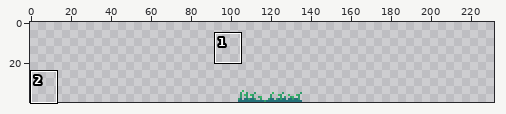
Pixel-art file: 3 - TCC/bunny/plants/flowers.ase. The first picture is a wide view before the edit; the outline marks the close-up.
Close-up. Old version:
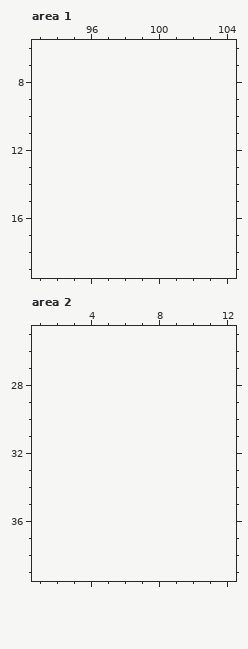
32x8 pixels, 1 frame. Shown: area 1: x 93..104, y 6..19; area 2: x 1..12, y 25..39. The old version is drawn lined up with the new one, on the new canvas. The commit also changed other parts of the picture, which this record leaves out.
The result:
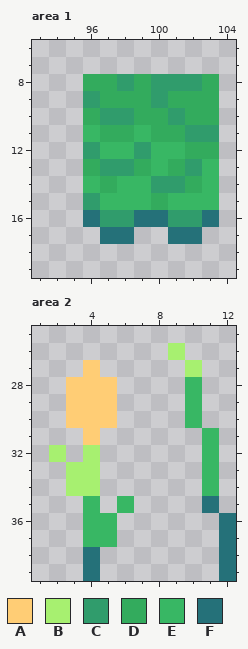
Palette (. is transparent): A #ffcd75  B #a7f070  C #309c6c  D #33ab5d  E #38b764  F #257179
Changes in this commit:
canvas 32x8 -> 232x40, the old top-left corner now at 104,32
Area 1:
y 8: x 96..103 ........ -> DDCDCCCD
y 9: x 96..103 ........ -> CDDDCDDD
y 10: x 96..103 ........ -> DCCDDCDD
y 11: x 96..103 ........ -> EDDEDDCC
y 12: x 96..103 ........ -> CEECEEDD
y 13: x 96..103 ........ -> DCCDEDCE
y 14: x 96..103 ........ -> EDEECCDE
y 15: x 96..103 ........ -> CEEEDEEE
y 16: x 96..103 ........ -> FCCFFCCF
y 17: x 97..98 .. -> FF; x 101..102 .. -> FF
Area 2:
y 26: x 9 . -> B
y 27: x 4 . -> A; x 10 . -> B
y 28..30: x 3..5 ... -> AAA; x 10 . -> E
y 31: x 4 . -> A; x 11 . -> E
y 32: x 2 . -> B; x 4 . -> B; x 11 . -> E
y 33..34: x 3..4 .. -> BB; x 11 . -> E
y 35: x 4 . -> E; x 6 . -> E; x 11 . -> F
y 36..37: x 4..5 .. -> EE; x 12 . -> F
y 38..39: x 4 . -> F; x 12 . -> F
Where, in picture pixels (left, top, right, bottom), the same in both close-ups:
added: (83, 74, 219, 244)
added: (49, 343, 236, 581)
